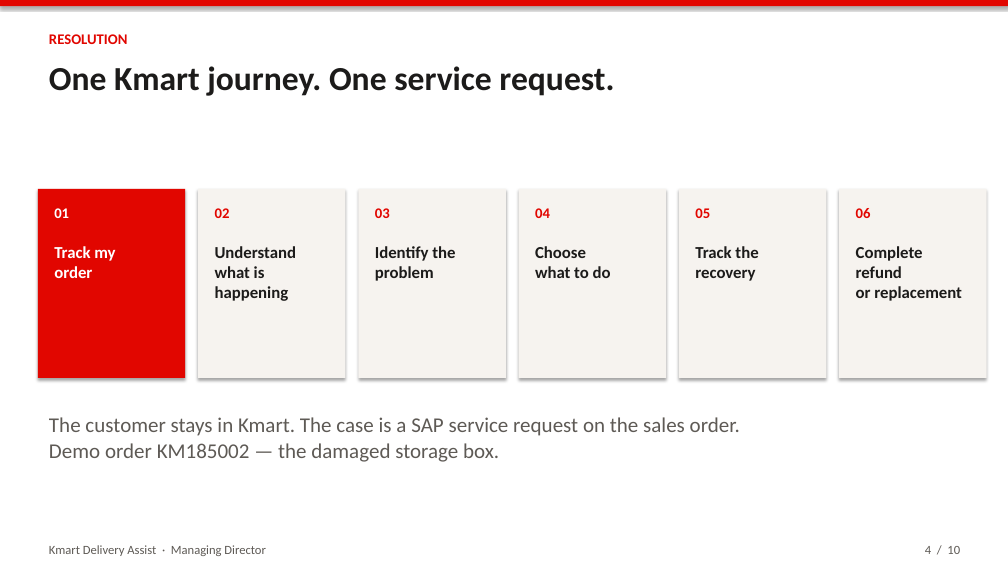
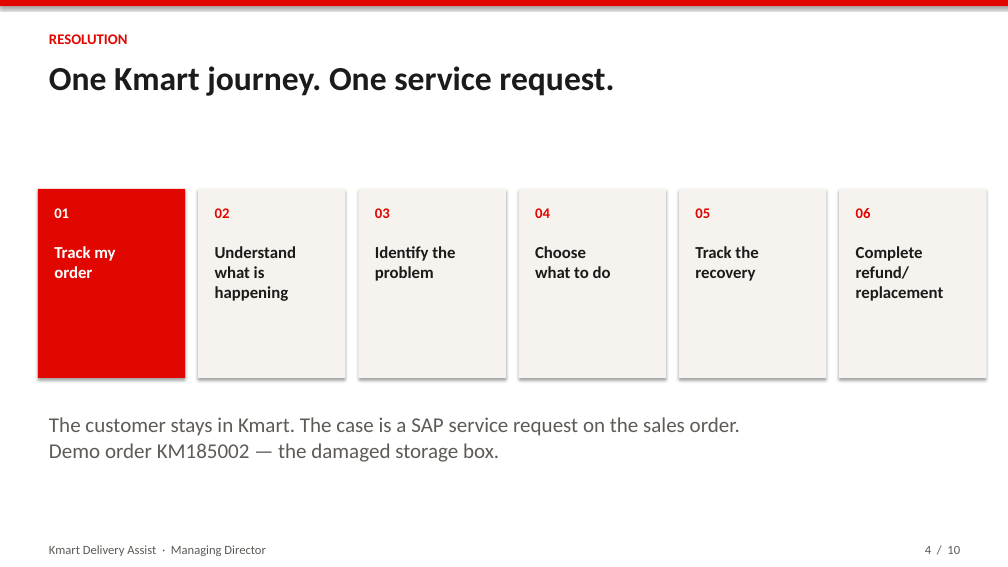
Before and after one commit to Dingchen-Yuan/A3, a slide deck: slide 4 of pitch/Kmart-Delivery-Assist-Lab12.pptx. Drawn at 1008x567 pixels with LibreOffice and Linux fonts; fonts in the diff are those of the drawing. Boxes give left, top, right and bottom in pixels: in the first picture for what was removed or moved away, otherwise in the second. Text is boxed around its words. In the diff, an @@ line names an element or a change of style, - is before the commit and + after.

```diff
--- a/pitch/Kmart-Delivery-Assist-Lab12.pptx
+++ b/pitch/Kmart-Delivery-Assist-Lab12.pptx
@@ text at <box>856,246,944,301</box>: text changed @@
-Complete refund
-or replacement
+Complete
+refund/replacement
```
Also in this commit, not shown: 5 other files.
